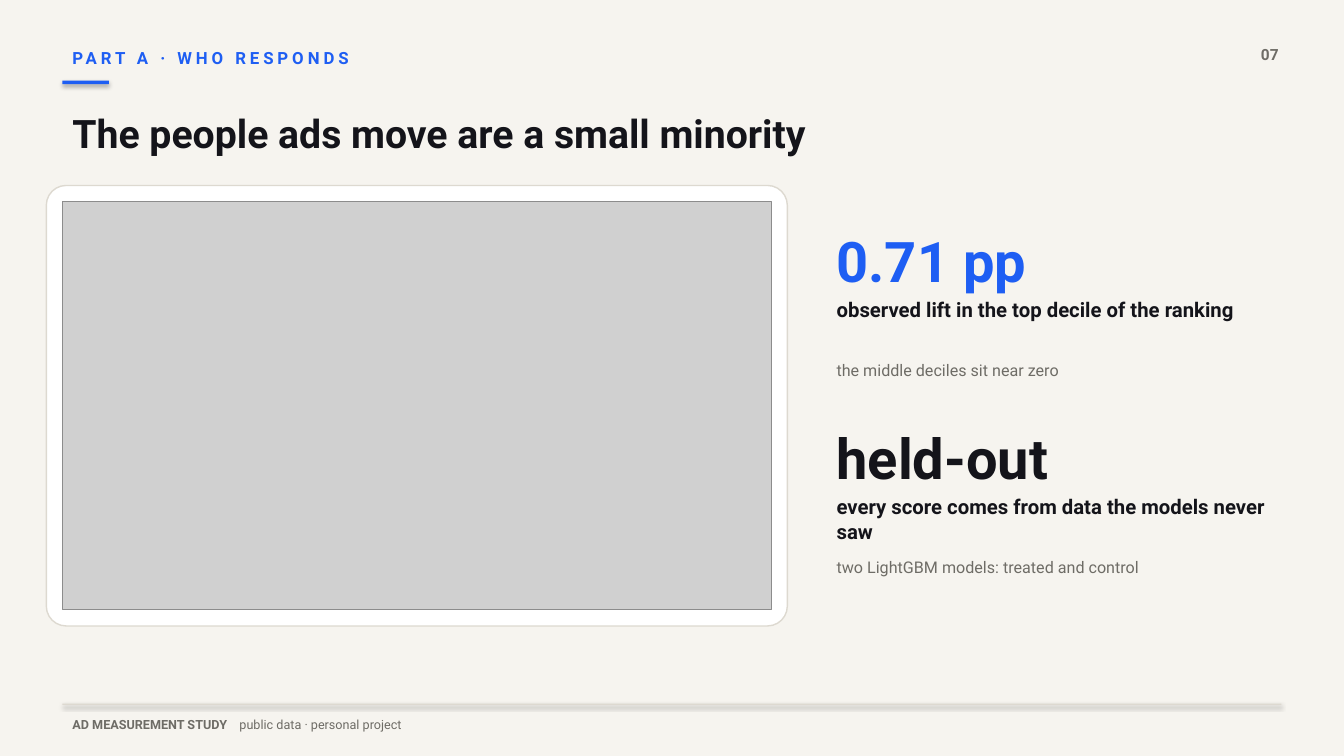
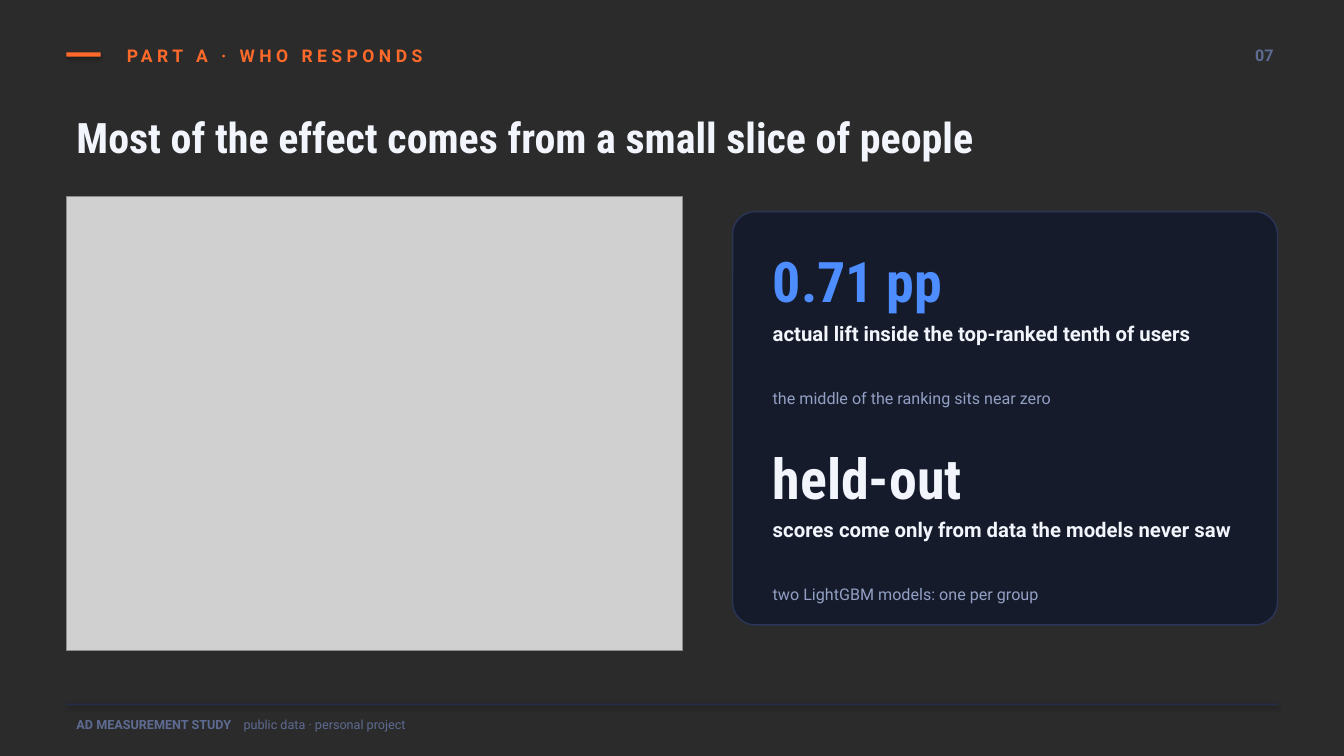
Before and after one commit to VikramVarkoor/Ad-Measurement-Study, a slide deck: slide 7 of deck/ad_measurement_deck.pptx. Drawn at 1344x756 pixels with LibreOffice and Linux fonts; fonts in the diff are those of the drawing; grey boxes stand for pictures; background and template pictures are left out; a plain dark background stands for a picture behind light text. Boxes give left, top, right and bottom in pixels: in the first picture for what was removed or moved away, otherwise in the second. Text is boxed around its words. In the diff, an @@ line names an element or a change of style, - is before the commit and + after.

```diff
--- a/deck/ad_measurement_deck.pptx
+++ b/deck/ad_measurement_deck.pptx
@@ background #F6F4EF to picture (left out) @@
@@ rectangle: place and size @@
-rectangle at [63,81,109,85]
+rectangle at [67,52,101,56]
@@ rectangle at [67,52,101,56]: fill #1E5EF3 to #FF6A2B @@
@@ text "PART A · WHO RESPONDS": place and size @@
-text "PART A · WHO RESPONDS" at [137,52,148,64]
+text "PART A · WHO RESPONDS" at [196,49,208,62]
@@ text "PART A · WHO RESPONDS" at [196,49,208,62]: size 12 to 12.5 pt, text colour #1E5EF3 to #FF6A2B, letter spacing 2.8 to 3.2 pt @@
@@ text "07" at [1255,49,1273,61]: size 11 to 11.5 pt, text colour #6E6C66 to #5E6B92 @@
@@ text at [76,121,973,162]: text changed; size 28 to 30 pt; font Roboto to Roboto Condensed; text colour #14141A to #F2F5FC @@
-The people ads move are a small minority
+Most of the effect comes from a small slice of people
@@ rounded rectangle removed at [46,186,787,626] @@
@@ picture: place and size @@
-picture at [63,202,771,610]
+picture at [67,197,683,650]
@@ rounded rectangle added at [733,212,1278,625], fill #10172B at 78% opacity, outline #2A3558 1 pt @@
@@ text "0.71 pp": place and size @@
-text "0.71 pp" at [837,241,1026,294]
+text "0.71 pp" at [773,261,942,314]
@@ text "0.71 pp" at [773,261,942,314]: font Roboto to Roboto Condensed, text colour #1E5EF3 to #4D8DFF @@
@@ text at [773,325,1190,345]: text changed; size 11.5 to 14.5 pt; text colour #6E6C66 to #F2F5FC; bold on @@
-the middle deciles sit near zero
+actual lift inside the top-ranked tenth of users
@@ text at [773,392,1051,408]: text changed; size 14.5 to 11.5 pt; text colour #14141A to #93A0C4; bold off @@
-observed lift in the top decile of the ranking
+the middle of the ranking sits near zero
@@ text "held-out": place and size @@
-text "held-out" at [837,437,1049,480]
+text "held-out" at [773,457,962,500]
@@ text "held-out" at [773,457,962,500]: font Roboto to Roboto Condensed, text colour #14141A to #F2F5FC @@
@@ text at [773,521,1230,542]: text changed; text colour #14141A to #F2F5FC @@
-every score comes from data the models never saw
+scores come only from data the models never saw
@@ text at [773,588,1038,604]: text changed; text colour #6E6C66 to #93A0C4 @@
-two LightGBM models: treated and control
+two LightGBM models: one per group
@@ text "AD MEASUREMENT STUDY public data ..." at [76,720,406,732]: text colour #6E6C66 to #5E6B92 @@
@@ rectangle: place and size @@
-rectangle at [63,704,1281,705]
+rectangle at [67,704,1277,705]
@@ rectangle at [67,704,1277,705]: fill #DDD9D0 to #232D4D @@
```
Also in this commit, not shown: 13 other slides changed, 28 other files.
